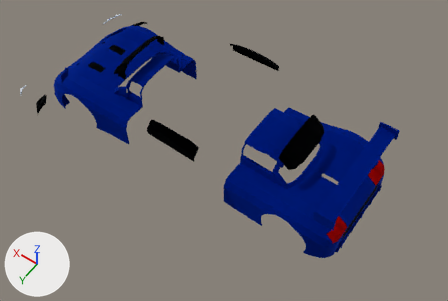
One commit to the glTF model assets/sophikart.glb: the scene before it, then after it.
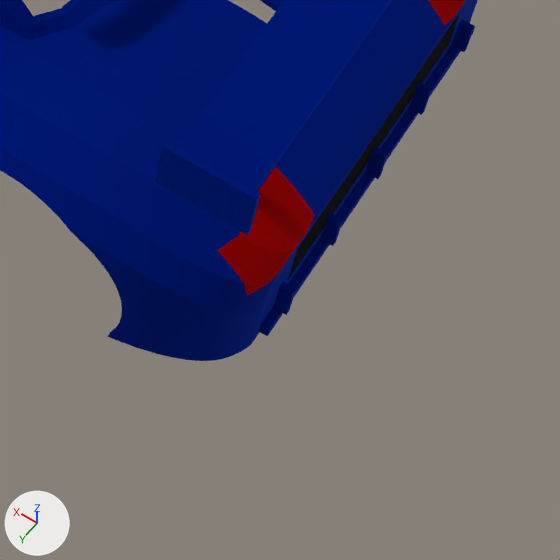
The first picture shows the older version from a camera (50 mm lens) standing at (-398.0, 515.0, 894.0) and looking at (-49.0, 26.0, 126.0). The close-ups show the older and then the newer version on the part from 62% to 89% of the width and 60% to 100% of the height of that picture. Only the edits that show in the close-ups are written down. Lighting does not change. The marker at lower left points along +X, +Y and +Z. Both versions are drawn at frame 72 of the action 'Exploded view'; the numbers are the values there.

In view in the first close-up: 'Track_Rear_Module', 'Track_Rear_Module_PaintMask_Track_Rear_Grille', 'Track_Rear_Module_PaintMask_Track_Taillamp_Graphic_L', 'Track_Rear_Module_PaintMask_Track_Taillamp_Graphic_R'.
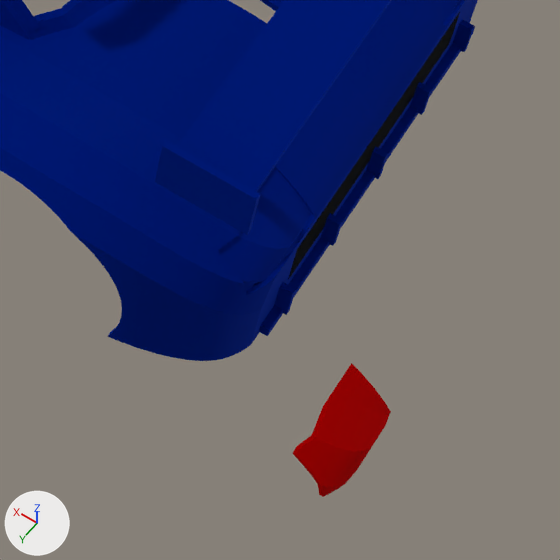
Boxes (x1, y1, x2, y2) around the edits, measured in the close-ups (560 x 560 px):
'Track_Rear_Light_L_Insert', added (red): after (293, 363, 391, 497)
'Track_Rear_Module_PaintMask_Track_Taillamp_Graphic_L', deleted (red): before (217, 167, 315, 295)
'Track_Rear_Module_PaintMask_Track_Taillamp_Graphic_R', deleted (red): before (428, 0, 465, 26)

The edits, one by one:
Material 'mat_4' (mat_mat_4) changes colour from black #0b0e11 to red #cc0404; in linear values from (0.0035, 0.0044, 0.00542) to (0.604, 0.00116, 0.00116).
Material 'mat_5' (mat_mat_5) changes colour from red #bf0606 to black #0b0e11; in linear values from (0.523, 0.00193, 0.00193) to (0.0035, 0.0044, 0.00542).
me_track_rear_module_paintmask_track_rear_grille has 32 vertices, 60 faces and spans x -180.1..-177.6, y -34.0..-16.0, z -54.0..54.0.
me_track_rear_module_paintmask_track_rear_grille no longer uses material mat_mat_4 (black #0b0e11).
me_track_rear_module_paintmask_track_rear_grille gains material mat_mat_5 (black #0b0e11).
Mesh me_track_rear_light_l_insert is new.
It has 104 vertices, 204 faces and spans x -179.8..-163.7, y -51.8..-38.1, z 43.5..78.5.
It uses material mat_mat_4 (red #cc0404).
Object 'Track_Rear_Module_PaintMask_Track_Taillamp_Graphic_R' (ob_track_rear_module_paintmask_track_taillamp_graphic_r) is deleted.
Object 'Track_Rear_Module_PaintMask_Track_Taillamp_Graphic_L' (ob_track_rear_module_paintmask_track_taillamp_graphic_l) is deleted.
Object 'Track_Rear_Light_L_Insert' (ob_track_rear_light_l_insert) is new; it shows me_track_rear_light_l_insert.
Its parent is ob_track_exterior_only.
Its location is (-145.0, -100.0, 45.0).
